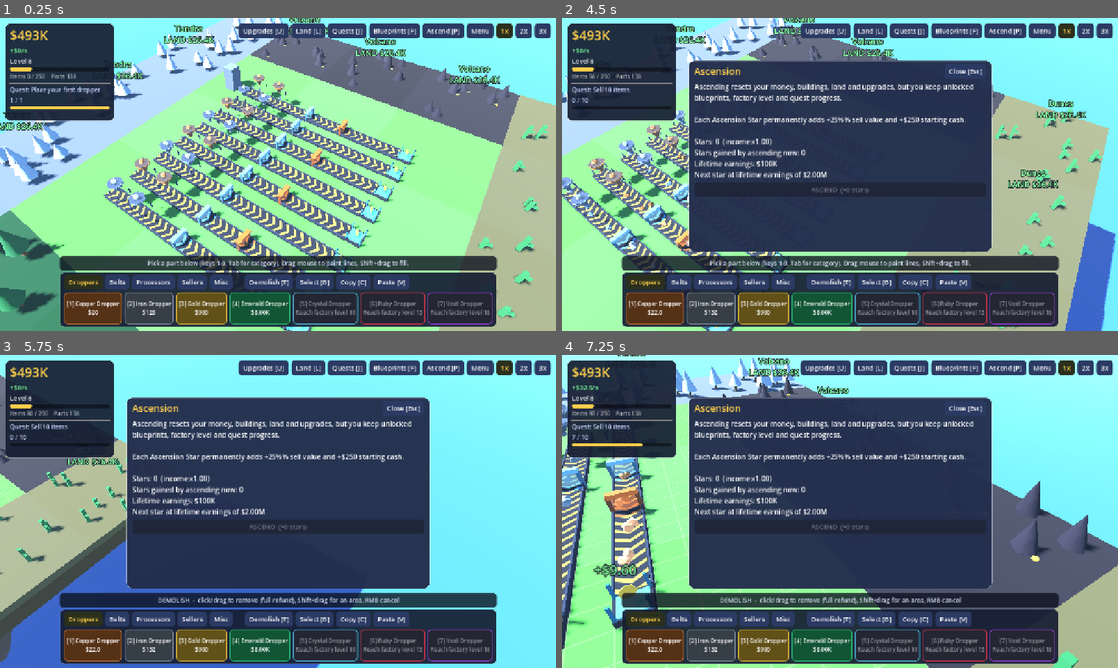
Above: before the commit, frames 1-4 (two rows, left to right).
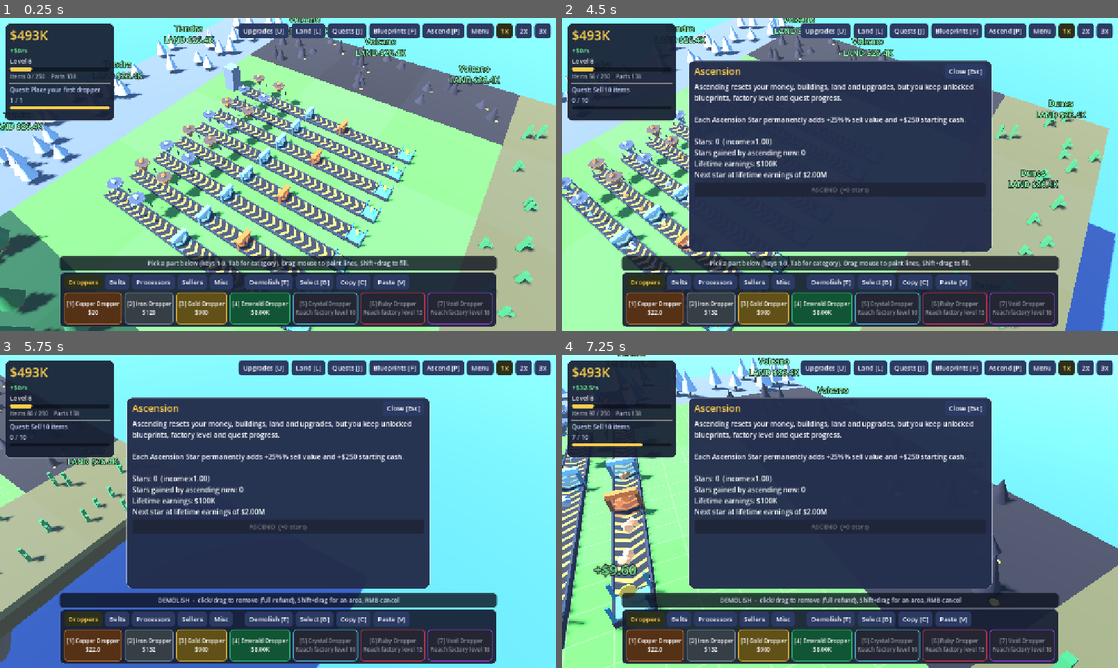
Above: after the commit, the same moments.

Repository: NeekBot5000/factory
Game: Godot game, scene res://tests/Shot.tscn
Same seed, same stepped clock (60 frames per second), same inputs: the game is played once before the commit and once after it. This scene is started directly instead of the project's main scene.
Inputs (mouse positions are in pixels of both pictures, inside the frame that each line leads up to):
- Up to frame 1 (0.25 s): no input
- Up to frame 2 (4.5 s): click "Upgrades [U]" at 0.5 s; click "Land [L]" at 1.25 s; click "Quests [J]" at 2 s; click "Blueprints [F]" at 2.75 s; click "Ascend [P]" at 3.5 s; tap Enter at 4.25 s; move the mouse to (962, 158) at 4.27 s; hold D from 4.28 s (still down); hold Shift from 4.28 s (still down); click (962, 158) at 4.42 s
- Up to frame 3 (5.75 s): tap T at 4.55 s; release D at 5 s; release Shift at 5 s; drag from (166, 527) to (250, 574) at 5.02 s
- Up to frame 4 (7.25 s): click "1x" at 5.75 s; move the mouse to (895, 442) at 6.52 s; hold D from 6.53 s (still down); tap Delete at 6.6 s; tap Backspace at 6.8 s

The runs differ from the first frame. In frame 1, 1.5% of the frame differs, in the area x 0-92%, y 2-100%; in frame 2, 0.3%; in frame 3, 0.1%; in frame 4, 1.0%.

Commit message:
Batch static visuals with MultiMesh, spinning coins/gems via shader

Diff:
--- /dev/null
+++ b/scripts/Batcher.gd
@@ -0,0 +1,77 @@
+class_name Batcher
+extends Node3D
+## Groups static visuals by (mesh, material) into MultiMeshes so thousands of parts cost a few draw calls.
+## Handles are Dictionaries {batch, idx, local} that stay valid across swap-removes.
+
+class Batch:
+	var mmi: MultiMeshInstance3D
+	var mm: MultiMesh
+	var xforms: Array[Transform3D] = []
+	var handles: Array = []
+
+	func _init(mesh: Mesh, mat: Material, parent: Node3D) -> void:
+		mm = MultiMesh.new()
+		mm.transform_format = MultiMesh.TRANSFORM_3D
+		mm.mesh = mesh
+		mm.instance_count = 0
+		mmi = MultiMeshInstance3D.new()
+		mmi.multimesh = mm
+		mmi.material_override = mat
+		mmi.custom_aabb = AABB(Vector3(-60, -30, -60), Vector3(120, 80, 120))
+		parent.add_child(mmi)
+
+	func add(xf: Transform3D, local: Transform3D) -> Dictionary:
+		var h := {"batch": self, "idx": xforms.size(), "local": local}
+		xforms.append(xf)
+		handles.append(h)
+		_sync_added()
+		return h
+
+	func _sync_added() -> void:
+		var n := xforms.size()
+		if n > mm.instance_count:
+			var cap := maxi(32, mm.instance_count * 2)
+			mm.instance_count = cap
+			# buffer was reset by resize: re-upload everything
+			for i in n:
+				mm.set_instance_transform(i, xforms[i])
+		else:
+			mm.set_instance_transform(n - 1, xforms[n - 1])
+		mm.visible_instance_count = n
+
+	func remove(h: Dictionary) -> void:
+		var i: int = h.idx
+		var last := xforms.size() - 1
+		if i != last:
+			xforms[i] = xforms[last]
+			var moved: Dictionary = handles[last]
+			handles[i] = moved
+			moved.idx = i
+			mm.set_instance_transform(i, xforms[i])
+		xforms.pop_back()
+		handles.pop_back()
+		mm.visible_instance_count = xforms.size()
+
+	func set_xf(h: Dictionary, xf: Transform3D) -> void:
+		xforms[h.idx] = xf
+		mm.set_instance_transform(h.idx, xf)
+
+
+var _batches := {}
+
+
+func add(mesh: Mesh, mat: Material, xf: Transform3D, local: Transform3D = Transform3D.IDENTITY) -> Dictionary:
+	var key := "%d_%d" % [mesh.get_instance_id(), mat.get_instance_id()]
+	var b: Batch = _batches.get(key)
+	if b == null:
+		b = Batch.new(mesh, mat, self)
+		_batches[key] = b
+	return b.add(xf, local)
+
+
+func remove(h: Dictionary) -> void:
+	(h.batch as Batch).remove(h)
+
+
+func move(h: Dictionary, parent_xf: Transform3D) -> void:
+	(h.batch as Batch).set_xf(h, parent_xf * (h.local as Transform3D))
--- a/scripts/Meshes.gd
+++ b/scripts/Meshes.gd
@@ -211,6 +211,69 @@
 	return poly(verts, faces)
 
 
+static func coin_mesh() -> ArrayMesh:
+	if _mesh_cache.has("coin"):
+		return _mesh_cache["coin"]
+	var verts := PackedVector3Array()
+	var r := 0.2
+	var t := 0.03
+	for i in 8:
+		var a := i / 8.0 * TAU + TAU / 16.0
+		verts.append(Vector3(cos(a) * r, sin(a) * r, t))
+	for i in 8:
+		var a := i / 8.0 * TAU + TAU / 16.0
+		verts.append(Vector3(cos(a) * r, sin(a) * r, -t))
+	var faces := [[0, 1, 2, 3, 4, 5, 6, 7], [8, 9, 10, 11, 12, 13, 14, 15]]
+	for i in 8:
+		var j := (i + 1) % 8
+		faces.append([i, j, j + 8, i + 8])
+	var m := poly(verts, faces)
+	_mesh_cache["coin"] = m
+	return m
+
+
+static func wedge_mesh() -> ArrayMesh:
+	if _mesh_cache.has("wedge"):
+		return _mesh_cache["wedge"]
+	var m := wedge(0.96, 1.0, 0.917)
+	_mesh_cache["wedge"] = m
+	return m
+
+
+const SPIN_SHADER := """
+shader_type spatial;
+uniform vec3 col : source_color = vec3(1.0, 0.8, 0.2);
+varying float ang;
+void vertex() {
+	float a = TIME * 2.2;
+	float c = cos(a);
+	float s = sin(a);
+	// spin around the world-up axis of the part (model Y), regardless of the mesh's own rotation
+	vec3 v = VERTEX;
+	VERTEX = vec3(c * v.x + s * v.z, v.y, -s * v.x + c * v.z);
+	NORMAL = vec3(c * NORMAL.x + s * NORMAL.z, NORMAL.y, -s * NORMAL.x + c * NORMAL.z);
+}
+void fragment() {
+	ALBEDO = col;
+	EMISSION = col * 0.45;
+	ROUGHNESS = 0.35;
+}
+"""
+
+
+static func spin_mat(color: Color) -> ShaderMaterial:
+	var key := "spin_" + color.to_html(false)
+	if _mat_cache.has(key):
+		return _mat_cache[key]
+	var sh := Shader.new()
+	sh.code = SPIN_SHADER
+	var m := ShaderMaterial.new()
+	m.shader = sh
+	m.set_shader_parameter("col", color)
+	_mat_cache[key] = m
+	return m
+
+
 static func item_mesh(kind: String) -> Mesh:
 	var key := "item_" + kind
 	if _mesh_cache.has(key):
--- a/scripts/Part.gd
+++ b/scripts/Part.gd
@@ -11,10 +11,10 @@
 var ghost := false
 var body: StaticBody3D
 var area: Area3D
-var spin: Node3D
 var drop_accum := 0.0
 var uid := 0
 var sold := 0
+var _handles: Array = []
 
 
 func setup(p_world: Node, p_type: String, p_cell: Vector3i, p_rot: int, p_ghost: bool = false) -> void:
@@ -40,7 +40,19 @@
 func set_rot(r: int) -> void:
 	rot = posmod(r, 4)
 	rotation_degrees.y = -90.0 * rot
+	for h in _handles:
+		world.batcher.move(h, _xf())
 	apply_speed()
+
+
+func _xf() -> Transform3D:
+	return Transform3D(Basis(Vector3.UP, deg_to_rad(-90.0 * rot)), position)
+
+
+func release_visuals() -> void:
+	for h in _handles:
+		world.batcher.remove(h)
+	_handles.clear()
 
 
 func dir_vec() -> Vector3:
@@ -89,14 +101,20 @@
 
 # ------------------------------------------------------------ builders
 
-func _box(size: Vector3, pos: Vector3, m: Material, rot_deg: Vector3 = Vector3.ZERO) -> MeshInstance3D:
-	var mi := MeshInstance3D.new()
-	mi.mesh = Meshes.box_mesh(size)
-	mi.material_override = m
-	mi.position = pos
-	mi.rotation_degrees = rot_deg
-	add_child(mi)
-	return mi
+func _vis(mesh: Mesh, m: Material, pos: Vector3, rot_deg: Vector3 = Vector3.ZERO) -> void:
+	var local := Transform3D(Basis.from_euler(Vector3(deg_to_rad(rot_deg.x), deg_to_rad(rot_deg.y), deg_to_rad(rot_deg.z))), pos)
+	if ghost:
+		var mi := MeshInstance3D.new()
+		mi.mesh = mesh
+		mi.material_override = m
+		mi.transform = local
+		add_child(mi)
+	else:
+		_handles.append(world.batcher.add(mesh, m, _xf() * local, local))
+
+
+func _box(size: Vector3, pos: Vector3, m: Material, rot_deg: Vector3 = Vector3.ZERO) -> void:
+	_vis(Meshes.box_mesh(size), m, pos, rot_deg)
 
 
 func _make_body() -> StaticBody3D:
@@ -153,10 +171,7 @@
 
 
 func _build_ramp() -> void:
-	var m := MeshInstance3D.new()
-	m.mesh = Meshes.wedge(0.96, 1.0, 0.917)
-	m.material_override = Meshes.mat(Color("2a2f3d"))
-	add_child(m)
+	_vis(Meshes.wedge_mesh(), Meshes.mat(Color("2a2f3d")), Vector3.ZERO)
 	var n := Vector3(0, 0.7071, 0.7071)
 	var top_center := Vector3(0, 0.7, 0)
 	var rx := Vector3(45, 0, 0)
@@ -201,28 +216,10 @@
 	for sx in [-1, 1]:
 		for sz in [-1, 1]:
 			_box(Vector3(0.07, 0.35, 0.07), Vector3(0.41 * sx, 0.175, 0.41 * sz), post_m)
-	var funnel := MeshInstance3D.new()
-	funnel.mesh = Meshes.cyl_mesh(0.46, 0.13, 0.5, 8)
-	funnel.material_override = body_m
-	funnel.position = Vector3(0, 0.75, 0)
-	add_child(funnel)
-	var band := MeshInstance3D.new()
-	band.mesh = Meshes.cyl_mesh(0.47, 0.47, 0.1, 8)
-	band.material_override = Meshes.mat(c, 0.25, 0.5)
-	band.position = Vector3(0, 0.93, 0)
-	add_child(band)
-	var neck := MeshInstance3D.new()
-	neck.mesh = Meshes.cyl_mesh(0.13, 0.13, 0.12, 8)
-	neck.material_override = Meshes.mat(c.darkened(0.2), 0.2, 0.5)
-	neck.position = Vector3(0, 0.41, 0)
-	add_child(neck)
-	var gem := MeshInstance3D.new()
-	gem.mesh = Meshes.item_mesh(def.res)
-	gem.material_override = Meshes.item_mat(def.res, 1)
-	gem.position = Vector3(0, 1.1, 0)
-	gem.scale = Vector3.ONE * 1.2
-	add_child(gem)
-	spin = gem
+	_vis(Meshes.cyl_mesh(0.46, 0.13, 0.5, 8), body_m, Vector3(0, 0.75, 0))
+	_vis(Meshes.cyl_mesh(0.47, 0.47, 0.1, 8), Meshes.mat(c, 0.25, 0.5), Vector3(0, 0.93, 0))
+	_vis(Meshes.cyl_mesh(0.13, 0.13, 0.12, 8), Meshes.mat(c.darkened(0.2), 0.2, 0.5), Vector3(0, 0.41, 0))
+	_vis(Meshes.item_mesh(def.res), Meshes.spin_mat(c), Vector3(0, 1.12, 0))
 	if not ghost:
 		body = _make_body()
 		_add_shape(body, Vector3(0.84, 0.65, 0.84), Vector3(0, 0.675, 0))
@@ -236,17 +233,7 @@
 	_box(Vector3(0.08, 0.5, 0.08), Vector3(-0.42, 0.45, 0.42), Meshes.mat(tint.darkened(0.3)))
 	_box(Vector3(0.08, 0.5, 0.08), Vector3(0.42, 0.45, -0.42), Meshes.mat(tint.darkened(0.3)))
 	_box(Vector3(0.08, 0.5, 0.08), Vector3(-0.42, 0.45, -0.42), Meshes.mat(tint.darkened(0.3)))
-	var coin := MeshInstance3D.new()
-	coin.mesh = Meshes.cyl_mesh(0.2, 0.2, 0.05, 8)
-	coin.material_override = Meshes.mat(Color("ffd23f"), 0.5, 0.3)
-	coin.position = Vector3(0, 0.62, 0)
-	var holder := Node3D.new()
-	holder.position = Vector3(0, 0.62, 0)
-	coin.position = Vector3.ZERO
-	coin.rotation_degrees.x = 90
-	holder.add_child(coin)
-	add_child(holder)
-	spin = holder
+	_vis(Meshes.coin_mesh(), Meshes.spin_mat(Color("ffd23f")), Vector3(0, 0.62, 0))
 	if not ghost:
 		body = _make_body()
 		_add_shape(body, Vector3(0.96, 0.2, 0.96), Vector3(0, 0.1, 0))
--- a/scripts/Terrain.gd
+++ b/scripts/Terrain.gd
@@ -59,9 +59,8 @@
 	root.add_child(g)
 	_grid_nodes.append(g)
 	# decorations while locked
-	var deco := Node3D.new()
-	root.add_child(deco)
-	_scatter(deco, biome, p)
+	var specs: Array = []
+	_scatter(specs, biome, p)
 	var lbl := Label3D.new()
 	lbl.billboard = BaseMaterial3D.BILLBOARD_ENABLED
 	lbl.no_depth_test = true
@@ -72,10 +71,10 @@
 	lbl.position = Vector3(0, 2.6, 0)
 	lbl.render_priority = 3
 	root.add_child(lbl)
-	_plots[p] = {"root": root, "top": top, "dirt": dirt, "deco": deco, "label": lbl, "grid": g, "top_c": top_c, "side_c": bd.side}
+	_plots[p] = {"root": root, "top": top, "dirt": dirt, "specs": specs, "deco_handles": [], "label": lbl, "grid": g, "top_c": top_c, "side_c": bd.side}
 
 
-func _scatter(deco: Node3D, biome: String, p: Vector2i) -> void:
+func _scatter(deco: Array, biome: String, p: Vector2i) -> void:
 	var rng := RandomNumberGenerator.new()
 	rng.seed = hash(p)
 	var n := 9
@@ -88,7 +87,7 @@
 				var h := rng.randf_range(0.9, 1.5) * (1.4 if biome == "jungle" else 1.0)
 				_add(deco, Meshes.cyl_mesh(0.1, 0.13, h * 0.5, 5), Meshes.mat(Color("7a5230")), pos + Vector3(0, h * 0.25, 0))
 				var leaf: Color = Color("3f9e3b") if biome == "meadow" else Color("1f7a3a")
-				_add(deco, Meshes.cyl_mesh(0.0, 0.6, h, 6), Meshes.mat(leaf.lightened(rng.randf() * 0.12)), pos + Vector3(0, h * 0.5 + h * 0.4, 0))
+				_add(deco, Meshes.cyl_mesh(0.0, 0.6, h, 6), Meshes.mat(leaf.lightened(rng.randi_range(0, 2) * 0.05)), pos + Vector3(0, h * 0.5 + h * 0.4, 0))
 			"snow":
 				var h2 := rng.randf_range(1.0, 1.7)
 				_add(deco, Meshes.cyl_mesh(0.08, 0.1, 0.4, 5), Meshes.mat(Color("6b5640")), pos + Vector3(0, 0.2, 0))
@@ -99,17 +98,26 @@
 				_add(deco, Meshes.box_mesh(Vector3(0.4, 0.14, 0.14)), Meshes.mat(Color("3f9a52")), pos + Vector3(0.2, h3 * 0.6, 0))
 			"volcano":
 				var h4 := rng.randf_range(0.5, 1.4)
-				_add(deco, Meshes.cyl_mesh(0.0, 0.45, h4, 5), Meshes.mat(Color("2a2330").lightened(rng.randf() * 0.08)), pos + Vector3(0, h4 * 0.5, 0))
+				_add(deco, Meshes.cyl_mesh(0.0, 0.45, h4, 5), Meshes.mat(Color("2a2330").lightened(rng.randi_range(0, 2) * 0.04)), pos + Vector3(0, h4 * 0.5, 0))
 				if rng.randf() < 0.4:
 					_add(deco, Meshes.cyl_mesh(0.12, 0.12, 0.05, 6), Meshes.mat(Color("ff6a2a"), 2.0), pos + Vector3(0.5, 0.03, 0.2))
 
 
-func _add(parent: Node3D, mesh: Mesh, m: Material, pos: Vector3) -> void:
-	var mi := MeshInstance3D.new()
-	mi.mesh = mesh
-	mi.material_override = m
-	mi.position = pos
-	parent.add_child(mi)
+func _add(specs: Array, mesh: Mesh, m: Material, pos: Vector3) -> void:
+	specs.append([mesh, m, pos])
+
+
+func _set_deco(e: Dictionary, on: bool) -> void:
+	var handles: Array = e.deco_handles
+	var batcher: Batcher = Game.world.batcher
+	if on and handles.is_empty():
+		var root: Node3D = e.root
+		for sp in e.specs:
+			handles.append(batcher.add(sp[0], sp[1], Transform3D(Basis.IDENTITY, root.position + (sp[2] as Vector3))))
+	elif not on and not handles.is_empty():
+		for h in handles:
+			batcher.remove(h)
+		handles.clear()
 
 
 func _make_underside() -> void:
@@ -139,8 +147,7 @@
 	for p in _plots:
 		var e: Dictionary = _plots[p]
 		var owned := Game.plots.has(p)
-		var deco: Node3D = e.deco
-		deco.visible = not owned
+		_set_deco(e, not owned)
 		var top_m: MeshInstance3D = e.top
 		var dirt_m: MeshInstance3D = e.dirt
 		var lbl: Label3D = e.label
--- a/scripts/World.gd
+++ b/scripts/World.gd
@@ -6,9 +6,9 @@
 var cells := {}
 var parts: Array[Part] = []
 var droppers: Array[Part] = []
-var spinners: Array[Part] = []
 
 var terrain: Terrain
+var batcher: Batcher
 var rig: CameraRig
 var builder: Builder
 var hud: Hud
@@ -26,6 +26,9 @@
 func _ready() -> void:
 	Game.world = self
 	_setup_env()
+	batcher = Batcher.new()
+	batcher.name = "Batcher"
+	add_child(batcher)
 	terrain = Terrain.new()
 	add_child(terrain)
 	terrain.build()
@@ -124,9 +127,6 @@
 
 
 func _process(delta: float) -> void:
-	for p in spinners:
-		if p.spin:
-			p.spin.rotation.y += delta * 2.2
 	for c in _clouds:
 		c.position.x += delta * 0.6
 		if c.position.x > 160.0:
@@ -174,13 +174,7 @@
 	parts.append(p)
 	match String(p.def.kind):
 		"dropper": droppers.append(p)
-	if p.spin:
-		spinners.append(p)
 	Game.on_part_added(type_id)
-	if charge:
-		p.scale = Vector3.ONE * 0.5
-		var tw := p.create_tween()
-		tw.tween_property(p, "scale", Vector3.ONE, 0.18).set_trans(Tween.TRANS_BACK).set_ease(Tween.EASE_OUT)
 	return p
 
 
@@ -190,7 +184,7 @@
 	cells.erase(p.cell)
 	parts.erase(p)
 	droppers.erase(p)
-	spinners.erase(p)
+	p.release_visuals()
 	if refund:
 		Game.add_bonus(p.paid)
 	Game.on_part_removed(p.type_id)
--- a/tests/Shot.gd
+++ b/tests/Shot.gd
@@ -77,6 +77,7 @@
 
 
 func _snap(name: String) -> void:
+	print("DRAWCALLS ", RenderingServer.get_rendering_info(RenderingServer.RENDERING_INFO_TOTAL_DRAW_CALLS_IN_FRAME), " objects ", RenderingServer.get_rendering_info(RenderingServer.RENDERING_INFO_TOTAL_OBJECTS_IN_FRAME), " fps ", Engine.get_frames_per_second())
 	var img := get_viewport().get_texture().get_image()
 	var path := ProjectSettings.globalize_path("%s/%s.png" % [out_dir, name])
 	img.save_png(path)
Not shown, added: scripts/Batcher.gd.uid
Not shown, added: tests/Interact.gd.uid
Not shown, added: tests/Shot.gd.uid
Not shown, added: tests/SimTest.gd.uid
